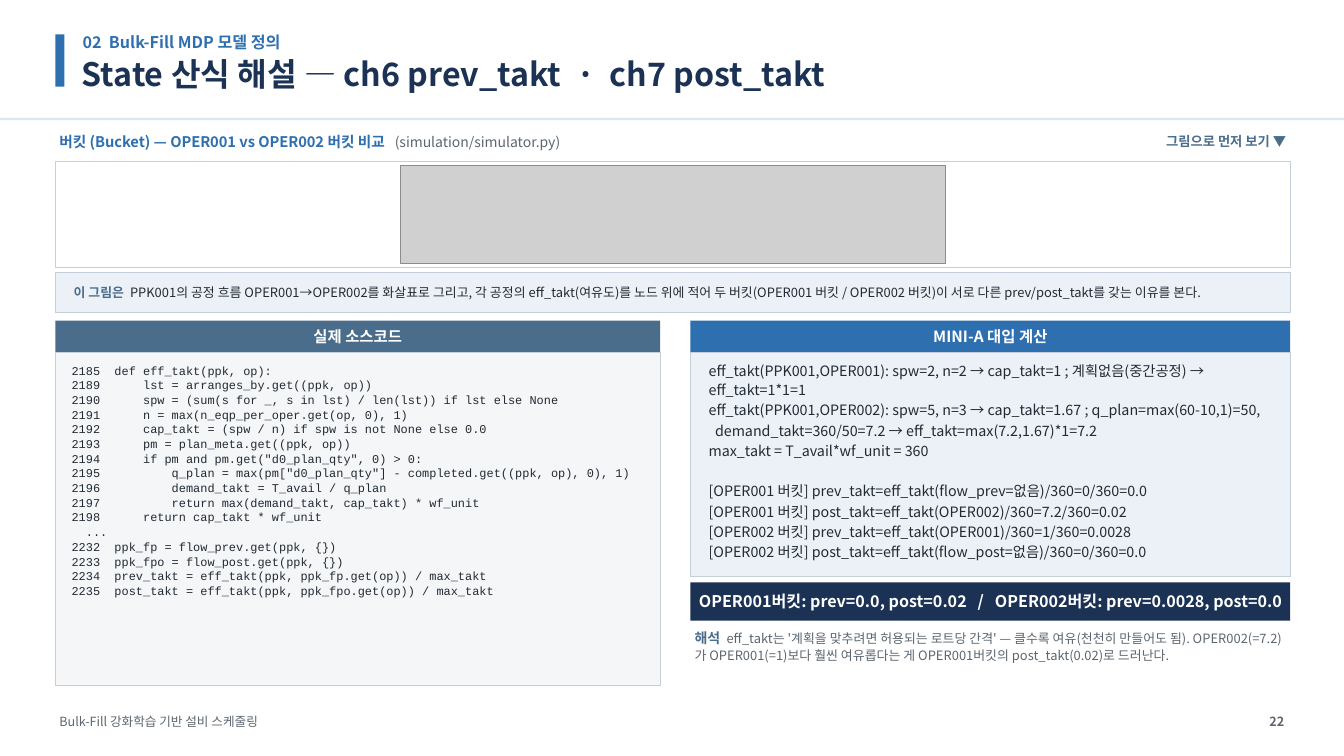
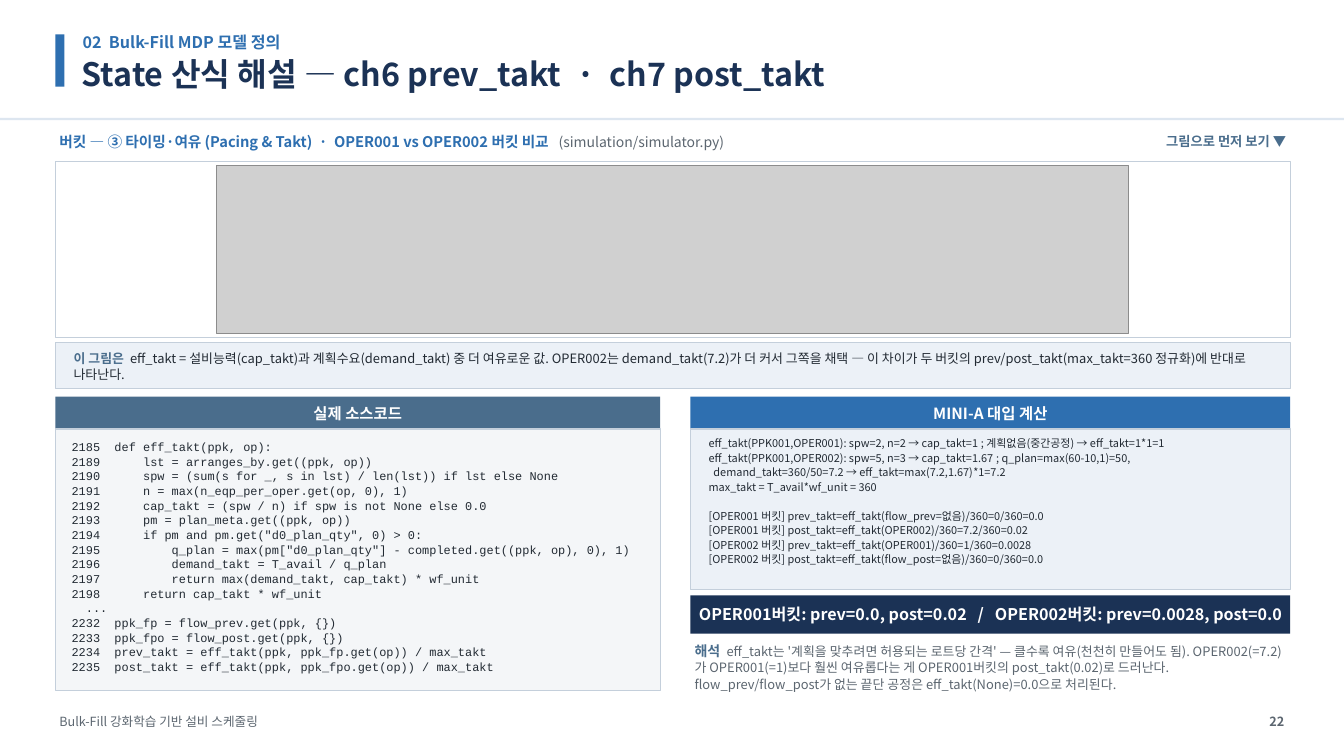
Before and after one commit to relighting123/pjt_scheduling, a slide deck: slide 22 of docs/BulkFill_스케줄링_발표자료.pptx. Drawn at 1344x756 pixels with LibreOffice and Linux fonts; fonts in the diff are those of the drawing; grey boxes stand for pictures. Boxes give left, top, right and bottom in pixels: in the first picture for what was removed or moved away, otherwise in the second. Text is boxed around its words. In the diff, an @@ line names an element or a change of style, - is before the commit and + after.

```diff
--- a/docs/BulkFill_스케줄링_발표자료.pptx
+++ b/docs/BulkFill_스케줄링_발표자료.pptx
@@ text at <box>59,134,724,151</box>: text changed @@
-버킷 (Bucket) — OPER001 vs OPER002 버킷 비교 (simulation/simulator.py)
+버킷 — ③ 타이밍·여유 (Pacing & Takt) · OPER001 vs OPER002 버킷 비교 (simulation/simulator.py)
@@ rectangle: place and size @@
-rectangle at <box>55,161,1291,267</box>
+rectangle at <box>55,161,1291,338</box>
@@ picture: place and size @@
-picture at <box>400,165,946,263</box>
+picture at <box>217,165,1129,334</box>
@@ rectangle: place and size @@
-rectangle at <box>55,272,1291,313</box>
+rectangle at <box>55,343,1291,389</box>
@@ text at <box>74,352,1246,380</box>: text changed @@
-이 그림은 PPK001의 공정 흐름 OPER001→OPER002를 화살표로 그리고, 각 공정의 eff_takt(여유도)를 노드 위에 적어 두 버킷(OPER001 버킷 / OPER002 버킷)이 서로 다른 prev/post_takt를 갖는 이유를 본다.
+이 그림은 eff_takt = 설비능력(cap_takt)과 계획수요(demand_takt) 중 더 여유로운 값. OPER002는 demand_takt(7.2)가 더 커서 그쪽을 채택 — 이 차이가 두 버킷의 prev/post_takt(max_takt=360 정규화)에 반대로 나타난다.
@@ 2 texts, 2 rectangles: place and size @@
-2 texts, 2 rectangles at <box>55,321,1291,353</box>
+2 texts, 2 rectangles at <box>55,397,1291,430</box>
@@ rectangle: place and size @@
-rectangle at <box>55,353,660,686</box>
+rectangle at <box>55,430,660,691</box>
@@ text "2185 def eff_takt(ppk, op):": place and size @@
-text "2185 def eff_takt(ppk, op):" at <box>72,366,629,598</box>
+text "2185 def eff_takt(ppk, op):" at <box>72,442,629,674</box>
@@ rectangle: place and size @@
-rectangle at <box>691,353,1291,577</box>
+rectangle at <box>691,430,1291,590</box>
@@ text "eff_takt(PPK001,OPER001): spw=2, n=2 → cap_takt=1 ...": place and size @@
-text "eff_takt(PPK001,OPER001): spw=2, n=2 → cap_takt=1 ..." at <box>709,364,1261,561</box>
+text "eff_takt(PPK001,OPER001): spw=2, n=2 → cap_takt=1 ..." at <box>709,438,1164,566</box>
@@ text "eff_takt(PPK001,OPER001): spw=2, n=2 → cap_takt=1 ..." at <box>709,438,1164,566</box>: size 10.2 to 7.8 pt; line spacing 1.1 to 1 @@
@@ text "OPER001버킷: prev=0.0, post=0.02 / OPER002버킷: ...": place and size @@
-text "OPER001버킷: prev=0.0, post=0.02 / OPER002버킷: ..." at <box>699,593,1282,611</box>
+text "OPER001버킷: prev=0.0, post=0.02 / OPER002버킷: ..." at <box>699,606,1282,624</box>
@@ rectangle: place and size @@
-rectangle at <box>691,583,1291,621</box>
+rectangle at <box>691,596,1291,634</box>
@@ text at <box>695,644,1282,692</box>: text changed @@
-해석 eff_takt는 '계획을 맞추려면 허용되는 로트당 간격' — 클수록 여유(천천히 만들어도 됨). OPER002(=7.2)가 OPER001(=1)보다 훨씬 여유롭다는 게 OPER001버킷의 post_takt(0.02)로 드러난다.
+해석 eff_takt는 '계획을 맞추려면 허용되는 로트당 간격' — 클수록 여유(천천히 만들어도 됨). OPER002(=7.2)가 OPER001(=1)보다 훨씬 여유롭다는 게 OPER001버킷의 post_takt(0.02)로 드러난다. flow_prev/flow_post가 없는 끝단 공정은 eff_takt(None)=0.0으로 처리된다.
```
Also in this commit, not shown: 17 other slides changed, 19 other files.
